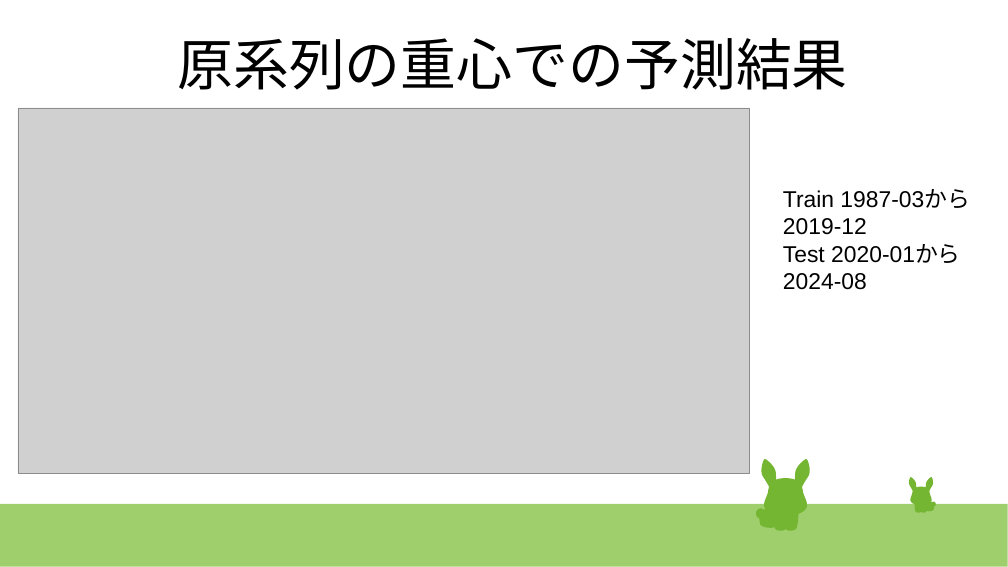
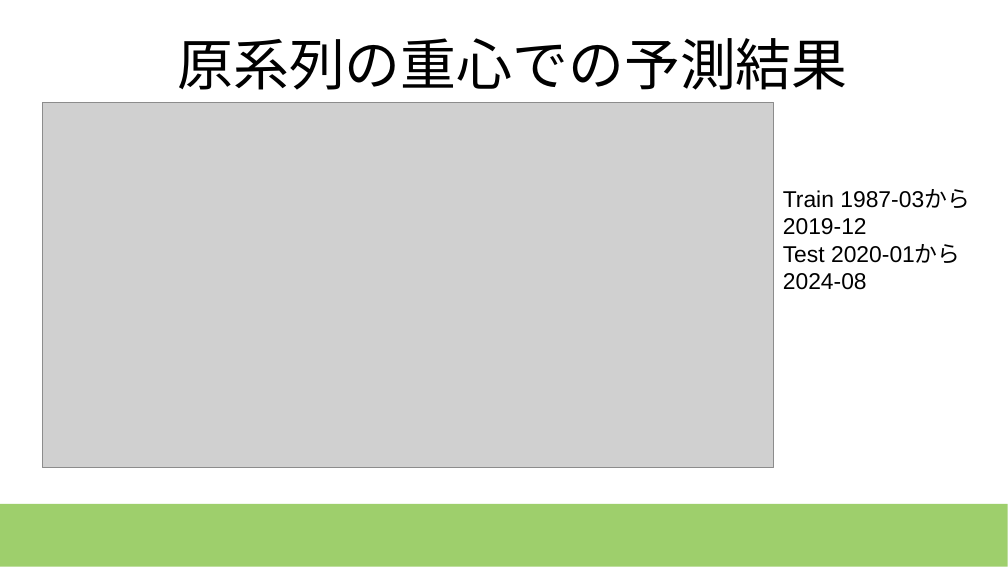
Before and after one commit to kawagashira/deepcraft, a slide deck: slide 15 of time_series/time_series.pptx. Drawn at 1008x567 pixels with LibreOffice and Linux fonts; fonts in the diff are those of the drawing; grey boxes stand for pictures. Boxes give left, top, right and bottom in pixels: in the first picture for what was removed or moved away, otherwise in the second. Text is boxed around its words. In the diff, an @@ line names an element or a change of style, - is before the commit and + after.

```diff
--- a/time_series/time_series.pptx
+++ b/time_series/time_series.pptx
@@ picture: place and size @@
-picture at [18,108,750,474]
+picture at [42,102,774,468]
@@ group removed at [756,459,810,531]: 23 freeform shapes @@
@@ group removed at [909,477,936,513]: 23 freeform shapes @@
```
Also in this commit, not shown: 13 other slides changed, 2 slides added, 1 slide removed, 3 other files.
